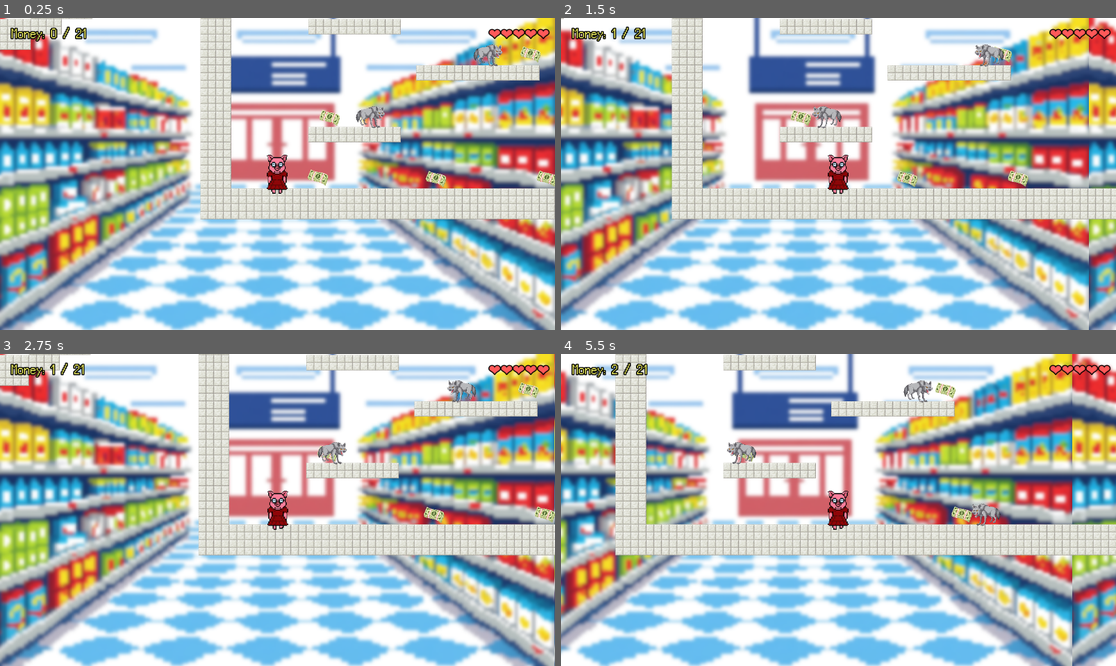
Above: before the commit, frames 1-4 (two rows, left to right).
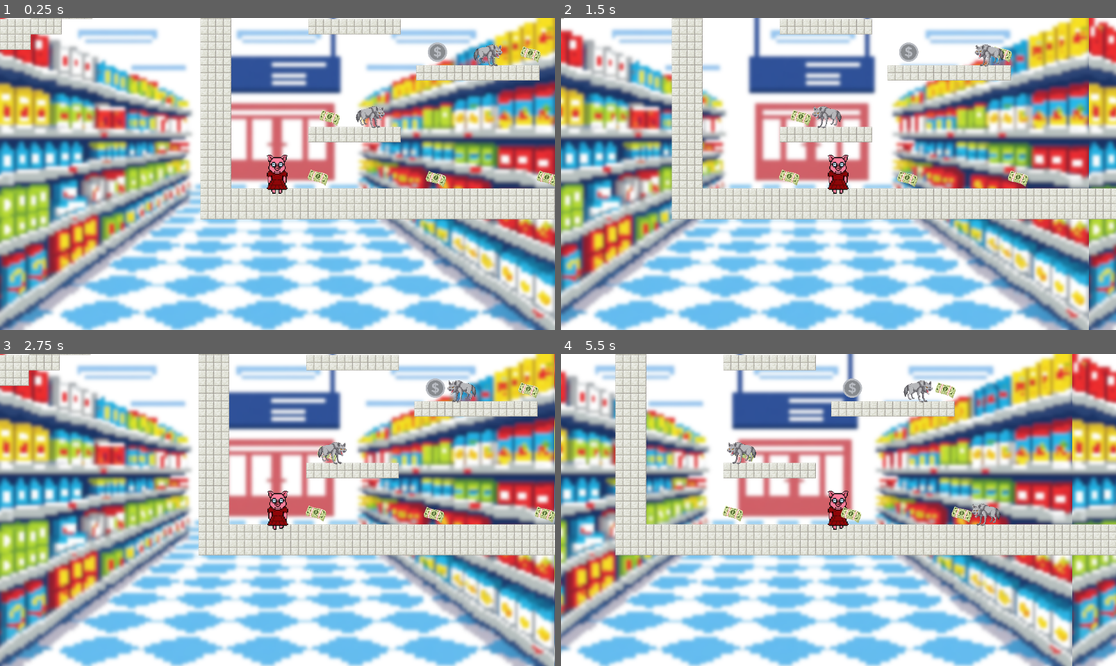
Above: after the commit, the same moments.

Repository: iamthewalrusz/supermarket-game
Game: Godot game, scene res://Scenes/market1.tscn
Two runs of this game, one before a commit and one after it. Both use one fixed random seed, a clock stepped at 60 frames per second and the inputs below. This scene is started directly instead of the project's main scene.
Inputs (mouse positions are in pixels of both pictures, inside the frame that each line leads up to):
- Up to frame 1 (0.25 s): no input
- Up to frame 2 (1.5 s): tap Enter (ui_accept) at 0.5 s; move the mouse to (960, 158) at 0.52 s; hold Right (ui_right) 0.53-1.25 s; hold Enter (ui_accept) 0.53-1.25 s; click (960, 158) at 0.67 s; drag from (727, 189) to (905, 177) at 1.27 s
- Up to frame 3 (2.75 s): move the mouse to (333, 441) at 2.02 s; hold Left (ui_left) from 2.03 s (still down); hold Enter (ui_accept) from 2.03 s (still down); click (333, 441) at 2.17 s
- Up to frame 4 (5.5 s): release Left (ui_left) at 2.75 s; release Enter (ui_accept) at 2.75 s; drag from (810, 572) to (1110, 513) at 2.77 s; move the mouse to (1005, 556) at 3.52 s; hold Right (ui_right) 3.53-4.25 s; hold Enter (ui_accept) 3.53-4.25 s; click (1005, 556) at 3.67 s; drag from (672, 463) to (799, 453) at 4.27 s; move the mouse to (866, 510) at 5.02 s; hold Right (ui_right) from 5.03 s (still down); hold Enter (ui_accept) from 5.03 s (still down); click (866, 510) at 5.17 s

The runs differ from the first frame. In frame 1, 0.8% of the frame differs, in the area x 1-100%, y 2-15%; in frame 2, 0.9%; in frame 3, 0.9%; in frame 4, 1.0%, in the area x 1-100%, y 2-55%.

Commit message:
market1 money stuff

Diff:
--- /dev/null
+++ b/Scenes/coin.tscn
@@ -0,0 +1,19 @@
+[gd_scene format=3 uid="uid://dkncvofoyiix4"]
+
+[ext_resource type="Script" uid="uid://cwc266onrt6bg" path="res://Scripts/market_item.gd" id="1_jgi06"]
+[ext_resource type="Texture2D" uid="uid://cn4mpn6xpd4hu" path="res://Assets/Sprites/coin.png" id="2_jgi06"]
+
+[sub_resource type="RectangleShape2D" id="item_shape"]
+size = Vector2(52, 48)
+
+[node name="Coin1" type="Area2D" unique_id=1022837241 groups=["market_items"]]
+collision_layer = 0
+script = ExtResource("1_jgi06")
+
+[node name="CollisionShape2D" type="CollisionShape2D" parent="." unique_id=628800269]
+position = Vector2(0, -1)
+shape = SubResource("item_shape")
+
+[node name="Sprite2D" type="Sprite2D" parent="." unique_id=1716159911]
+scale = Vector2(0.1, 0.1)
+texture = ExtResource("2_jgi06")
--- a/Scenes/market1.tscn
+++ b/Scenes/market1.tscn
@@ -9,7 +9,9 @@
 [ext_resource type="Texture2D" uid="uid://bknhimtqu1dbd" path="res://Assets/Sprites/sarah3.png" id="8"]
 [ext_resource type="Texture2D" uid="uid://d348idopx3fhb" path="res://Assets/Sprites/sarah3walk1.png" id="9"]
 [ext_resource type="Texture2D" uid="uid://blsjnv1wfkjwu" path="res://Assets/Sprites/sarah3walk3.png" id="10"]
+[ext_resource type="PackedScene" uid="uid://dkncvofoyiix4" path="res://Scenes/coin.tscn" id="10_051im"]
 [ext_resource type="PackedScene" uid="uid://caih5uw0xumgg" path="res://Scenes/movingPlatform.tscn" id="11_051im"]
+[ext_resource type="PackedScene" uid="uid://lpf7oci12tjr" path="res://Scenes/quarter.tscn" id="11_o3wkg"]
 
 [sub_resource type="TileSetAtlasSource" id="TileSetAtlasSource_mb61u"]
 texture = ExtResource("4")
@@ -124,9 +126,6 @@
 [node name="Money11" parent="Money" unique_id=1530385822 instance=ExtResource("5")]
 position = Vector2(2475, 234)
 
-[node name="Money12" parent="Money" unique_id=1950628489 instance=ExtResource("5")]
-position = Vector2(2190, 147)
-
 [node name="Money13" parent="Money" unique_id=1164589323 instance=ExtResource("5")]
 position = Vector2(2716, 261)
 
@@ -136,23 +135,14 @@
 [node name="Money15" parent="Money" unique_id=627873341 instance=ExtResource("5")]
 position = Vector2(3499, 258)
 
-[node name="Money16" parent="Money" unique_id=516563383 instance=ExtResource("5")]
-position = Vector2(3284, 253)
-
-[node name="Money17" parent="Money" unique_id=327330439 instance=ExtResource("5")]
-position = Vector2(-130, 3)
-
-[node name="Money18" parent="Money" unique_id=152534160 instance=ExtResource("5")]
-position = Vector2(-237, -73)
-
-[node name="Money19" parent="Money" unique_id=113976076 instance=ExtResource("5")]
-position = Vector2(-351, -45)
-
-[node name="Money20" parent="Money" unique_id=865597704 instance=ExtResource("5")]
-position = Vector2(-417, 32)
-
-[node name="Money21" parent="Money" unique_id=372185922 instance=ExtResource("5")]
-position = Vector2(-447, 143)
+[node name="Coin1" parent="Money" unique_id=1764864607 instance=ExtResource("10_051im")]
+position = Vector2(-515, 197)
+
+[node name="Quarter1" parent="Money" unique_id=987654321 instance=ExtResource("11_o3wkg")]
+position = Vector2(428, 261)
+
+[node name="Quarter2" parent="Money" unique_id=502749781 instance=ExtResource("11_o3wkg")]
+position = Vector2(78, 72)
 
 [node name="Enemies" type="Node" parent="." unique_id=530486999]
 
@@ -177,6 +167,7 @@
 [node name="CanvasLayer" type="CanvasLayer" parent="." unique_id=57553052]
 
 [node name="UI" type="Control" parent="CanvasLayer" unique_id=1061456840]
+visible = false
 layout_mode = 3
 anchors_preset = 0
 offset_right = 1152.0
--- /dev/null
+++ b/Scenes/quarter.tscn
@@ -0,0 +1,20 @@
+[gd_scene format=3 uid="uid://lpf7oci12tjr"]
+
+[ext_resource type="Script" uid="uid://cwc266onrt6bg" path="res://Scripts/market_item.gd" id="1_jgi06"]
+[ext_resource type="Texture2D" uid="uid://k8yhc86qpu0v" path="res://Assets/Sprites/quarter.png" id="2_m88qi"]
+
+[sub_resource type="RectangleShape2D" id="item_shape"]
+size = Vector2(52, 48)
+
+[node name="Quarter1" type="Area2D" unique_id=987654321 groups=["market_items"]]
+collision_layer = 0
+script = ExtResource("1_jgi06")
+
+[node name="CollisionShape2D" type="CollisionShape2D" parent="." unique_id=1214808305]
+position = Vector2(0, -1)
+shape = SubResource("item_shape")
+
+[node name="Sprite2D" type="Sprite2D" parent="." unique_id=1732791990]
+modulate = Color(0.9145619, 0.9290477, 0.96007913, 1)
+scale = Vector2(0.1, 0.1)
+texture = ExtResource("2_m88qi")
--- a/Scripts/falling_game.gd
+++ b/Scripts/falling_game.gd
@@ -4,14 +4,14 @@
 # All products the game can draw from. Each playthrough, 3 are randomly picked
 # as targets (each with a random required count 2-5); the rest are distractors.
 const PRODUCT_POOL: Array[Dictionary] = [
-	{"name": "Apple", "texture": "res://Assets/apple-fruit-cartoon-transparent-28.png", "color": "ff4444"},
-	{"name": "Milk", "texture": "res://Assets/milk-box-3d-rendering-isometric-icon-png.png", "color": "ffffff"},
-	{"name": "Eggs", "texture": "res://Assets/1536745806-clipart-xl.png", "color": "ffddaa"},
-	{"name": "Steak", "texture": "res://Assets/steak-graphic-clipart-design-free-png.png", "color": "ff6666"},
-	{"name": "Banana", "texture": "res://Assets/banana.png", "color": "ffff66"},
-	{"name": "Bread", "texture": "res://Assets/bread.png", "color": "cc9966"},
-	{"name": "Cheese", "texture": "res://Assets/cheese.png", "color": "ffaa00"},
-	{"name": "Fish", "texture": "res://Assets/fish.png", "color": "66ccff"},
+	{"name": "Apple", "price": 2.50, "texture": "res://Assets/apple-fruit-cartoon-transparent-28.png", "color": "ff4444"},
+	{"name": "Milk", "price": 3.20, "texture": "res://Assets/milk-box-3d-rendering-isometric-icon-png.png", "color": "ffffff"},
+	{"name": "Eggs", "price": 2.00, "texture": "res://Assets/1536745806-clipart-xl.png", "color": "ffddaa"},
+	{"name": "Steak", "price": 5.00, "texture": "res://Assets/steak-graphic-clipart-design-free-png.png", "color": "ff6666"},
+	{"name": "Banana", "price": 1.50, "texture": "res://Assets/banana.png", "color": "ffff66"},
+	{"name": "Bread", "price": 2.30, "texture": "res://Assets/bread.png", "color": "cc9966"},
+	{"name": "Cheese", "price": 3.50, "texture": "res://Assets/cheese.png", "color": "ffaa00"},
+	{"name": "Fish", "price": 4.20, "texture": "res://Assets/fish.png", "color": "66ccff"},
 ]
 
 const NUM_TARGETS: int = 3
@@ -174,9 +174,26 @@
 func win_game() -> void:
 	game_over = true
 	spawn_timer.stop()
-	message_label.text = "Great job!\nYou caught everything on the list!\nLet's go get some money!"
+
+	# Record the combined price of everything the player caught so the market
+	# scene knows how much money they need to collect.
+	GameState.money_target = _compute_total_cost()
+
+	message_label.text = "Great job!\nYou caught everything on the list!\nLet's go get $%d.%02d in the market!" % [floori(GameState.money_target / 100.0), GameState.money_target % 100]
 	message_panel.visible = true
 	blocker.visible = true
+
+
+# Sums the price of every product the player caught (price x quantity caught),
+# returned in cents so decimal prices like $2.50 are handled exactly.
+func _compute_total_cost() -> int:
+	var total_cents: int = 0
+	for item: Dictionary in target_items:
+		var price_dollars: float = float(item["price"])
+		var price_cents: int = roundi(price_dollars * 100.0)
+		var count: int = int(collected_counts[item["name"]])
+		total_cents += price_cents * count
+	return total_cents
 
 
 func lose_game() -> void:
--- a/Scripts/game_state.gd
+++ b/Scripts/game_state.gd
@@ -7,3 +7,6 @@
 var required_items: Array[String] = ["Apple", "Milk", "Eggs"]
 # Items already picked up in the market platformer.
 var picked_up_in_market: Array[String] = []
+# Total money (in cents) the player must collect in the market (written by
+# FallingGame as the combined price of every product they caught).
+var money_target: int = 0
--- a/Scripts/market_1.gd
+++ b/Scripts/market_1.gd
@@ -16,21 +16,31 @@
 var _base_camera_x: float = 0.0
 var _bg_tile_width: float = 1.0
 
-# Determined automatically from the number of money pickups in the scene.
+# The money goal (in cents), set from the combined price of the falling-game
+# products. Tracked in cents so decimal prices (like $2.50) work exactly.
 var MONEY_TARGET: int = 0
+# Value of a dollar-bill pickup vs a coin pickup, in cents.
+const MONEY_VALUE_CENTS: int = 100
+const COIN_VALUE_CENTS: int = 50
+const QUARTER_VALUE_CENTS: int = 25
 
 var money: int = 0
 var dead: bool = false
 
 
 func _ready() -> void:
-	# Target = number of money pickups placed in the scene.
-	MONEY_TARGET = money_array.get_child_count()
+	# Give every money pickup its value (dollar bill = $1, coin = $0.50), then
+	# connect it so collecting adds up.
+	for node in get_tree().get_nodes_in_group("market_items"):
+		var item := node as MarketItem
+		if item:
+			item.amount = _pickup_value_cents(item)
+			item.collected.connect(_on_money_collected)
 
-	# Connect every money pickup so collecting it adds to our total.
-	for item_node in get_tree().get_nodes_in_group("market_items"):
-		var item := item_node as MarketItem
-		item.collected.connect(_on_money_collected)
+	# The money goal comes from the falling game: the combined price of every
+	# product the player caught. If we're running this scene standalone (no
+	# falling game before it), fall back to collecting all the money in the level.
+	MONEY_TARGET = GameState.money_target if GameState.money_target > 0 else _total_available_money()
 
 	var player := get_node_or_null("Player") as MarketPlayer
 	if player:
@@ -40,6 +50,26 @@
 
 	_update_money()
 	_setup_parallax()
+
+
+# Returns how many cents this pickup is worth. Coins are $0.50, everything
+# else is a $1 bill.
+func _pickup_value_cents(item: MarketItem) -> int:
+	if item.scene_file_path.ends_with("quarter.tscn"):
+		return QUARTER_VALUE_CENTS
+	if item.scene_file_path.ends_with("coin.tscn"):
+		return COIN_VALUE_CENTS
+	return MONEY_VALUE_CENTS
+
+
+# Sums the money value of every pickup in the level (used as a standalone fallback).
+func _total_available_money() -> int:
+	var total: int = 0
+	for node in get_tree().get_nodes_in_group("market_items"):
+		var item := node as MarketItem
+		if item:
+			total += _pickup_value_cents(item)
+	return total
 
 
 func _setup_parallax() -> void:
@@ -57,6 +87,10 @@
 
 
 func _process(_delta: float) -> void:
+	# Press Space while standing on a money pickup to collect it.
+	if Input.is_action_just_pressed("ui_accept"):
+		_try_collect_nearby()
+
 	var cam := $Player/Camera2D as Camera2D
 	if not cam or not parallax_bg or _bg_tile_width <= 1.0:
 		return
@@ -69,7 +103,26 @@
 
 
 func _update_money() -> void:
-	money_label.text = "Money: %d / %d" % [money, MONEY_TARGET]
+	money_label.text = "Money: %s / %s" % [_format_money(money), _format_money(MONEY_TARGET)]
+
+
+# Formats a cent amount as dollars, e.g. 1525 -> "$15.25".
+func _format_money(cents: int) -> String:
+	var sign_str: String = "-" if cents < 0 else ""
+	var abs_cents: int = absi(cents)
+	var dollars: int = floori(abs_cents / 100.0)
+	var leftover: int = abs_cents % 100
+	return "%s$%d.%02d" % [sign_str, dollars, leftover]
+
+
+# Collects the first money pickup the player is currently standing on.
+func _try_collect_nearby() -> void:
+	if dead:
+		return
+	for node in get_tree().get_nodes_in_group("market_items"):
+		var item := node as MarketItem
+		if item and item.collect_if_ready():
+			return
 
 
 func _update_hp(health: int) -> void:
@@ -86,14 +139,21 @@
 func _on_money_collected(amount: int) -> void:
 	money += amount
 	_update_money()
-	if money >= MONEY_TARGET:
+	if money == MONEY_TARGET:
 		_win()
+	elif money > MONEY_TARGET:
+		_call_out()
 
 
 func _win() -> void:
 	win_label.visible = true
 	blocker.visible = true
 	_freeze_player()
+
+
+# Collecting more money than needed gets the player called out and restarts.
+func _call_out() -> void:
+	_die_with_message("You grabbed too much money!\nThe cashier called you out!\nTry again!")
 
 
 func _on_player_died() -> void:
--- a/Scripts/market_item.gd
+++ b/Scripts/market_item.gd
@@ -3,8 +3,10 @@
 
 signal collected(amount: int)
 
-var amount: int = 1
+var amount: float = 1
 var was_collected: bool = false
+# True while the player is standing inside this pickup's area.
+var player_inside: bool = false
 
 
 const TARGET_RENDER_AREA: float = 1600.0  # ~40x40 px
@@ -12,6 +14,7 @@
 
 func _ready() -> void:
 	body_entered.connect(_on_body_entered)
+	body_exited.connect(_on_body_exited)
 
 	# Only detect the player, which lives on collision layer 2.
 	collision_mask = 2
@@ -26,7 +29,22 @@
 
 
 func _on_body_entered(body: Node2D) -> void:
-	if body is CharacterBody2D and not was_collected:
-		was_collected = true
-		collected.emit(amount)
-		queue_free()
+	if body is CharacterBody2D:
+		player_inside = true
+
+
+func _on_body_exited(body: Node2D) -> void:
+	if body is CharacterBody2D:
+		player_inside = false
+
+
+# Called by the game when the player presses the collect button while standing
+# on this pickup. Returns true if it was collected.
+func collect_if_ready() -> bool:
+	if was_collected or not player_inside:
+		return false
+	was_collected = true
+	player_inside = false
+	collected.emit(int(amount))
+	queue_free()
+	return true
Binary file added: Assets/Sprites/coin.png
Not shown, added: Assets/Sprites/coin.png.import
Binary file added: Assets/Sprites/quarter.png
Not shown, added: Assets/Sprites/quarter.png.import
